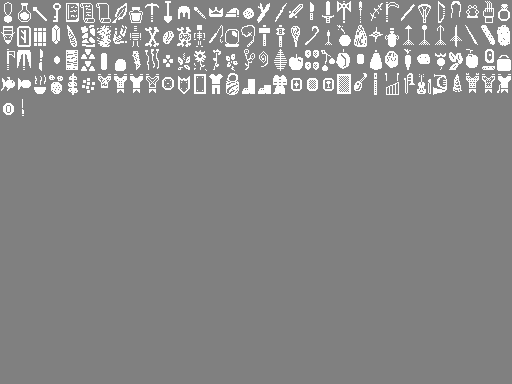
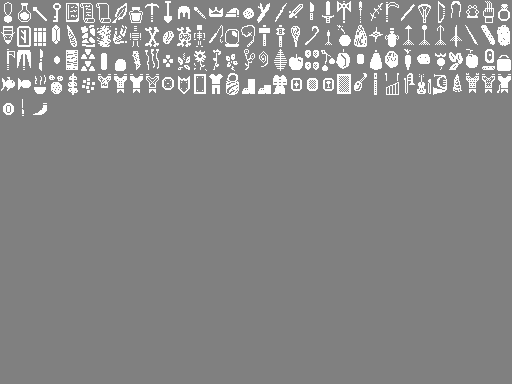
Layered file, before and after one edit (w=512, h=384). Changes by layer:
painted on "Background" over [33, 103, 47, 115]
